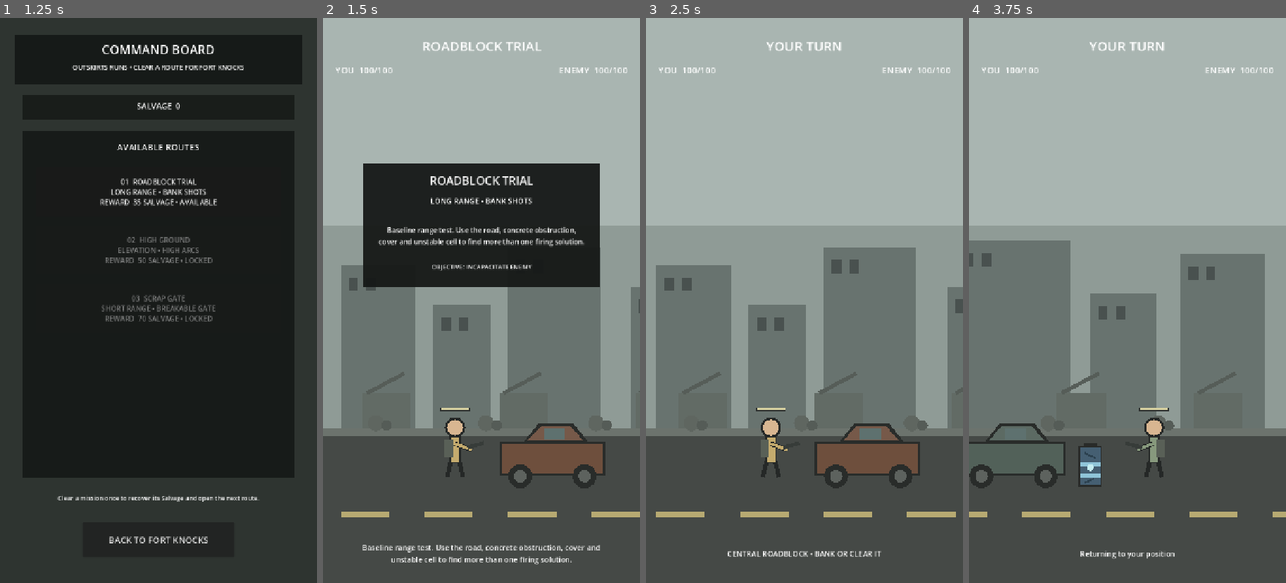
Above: before the commit, frames 1-4 (left to right).
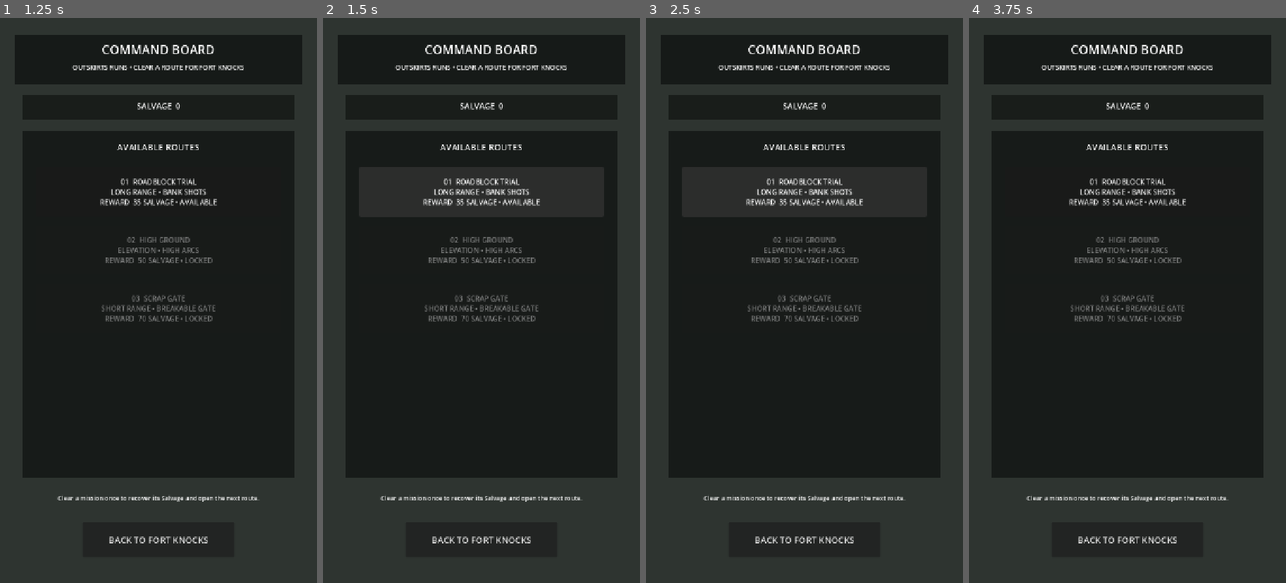
Above: after the commit, the same moments.

Repository: phantompixel-developer/FortKnocks
Game: Godot game, scene res://game/core/app.tscn
Two runs of this game, one before a commit and one after it. Both use one fixed random seed, a clock stepped at 60 frames per second and the inputs below.
Inputs (mouse positions are in pixels of both pictures, inside the frame that each line leads up to):
- Up to frame 1 (1.25 s): click "COMMAND BOARD CHOOSE THE NEXT…" at 0.5 s
- Up to frame 2 (1.5 s): click "01 ROADBLOCK TRIAL LONG RANGE…" at 1.25 s
- Up to frame 3 (2.5 s): click (804, 193) at 2 s, where only the run after the commit has a clickable "01 ROADBLOCK TRIAL LONG RANGE…"
- Up to frame 4 (3.75 s): click (1127, 193) at 2.75 s, where only the run after the commit has a clickable "01 ROADBLOCK TRIAL LONG RANGE…"; move the mouse to (1197, 272) at 3.52 s; click (1197, 272) at 3.67 s

Frame 1 is identical in both runs. In frame 2, 70% of the frame differs, in the area x 0-100%, y 0-97%; in frame 3, 83%; in frame 4, 83%, in the area x 0-100%, y 0-96%.
Error after the commit: Invalid call to function 'prepare_for_campaign (via call)' in base 'Node2D (battle_controller.gd)'. Expected 1 argument(s). (res://game/core/app.gd:93)

Commit message:
feat: handle platform purchase equip and battle loadout

Diff:
--- a/game/core/app.gd
+++ b/game/core/app.gd
@@ -7,12 +7,14 @@
 const WorkshopScene := preload("res://game/progression/workshop_screen.tscn")
 const BattleScene := preload("res://game/battle/battle.tscn")
 const EncounterCatalogScript := preload("res://game/campaign/encounter_catalog.gd")
+const PlatformCatalogScript := preload("res://game/platforms/platform_catalog.gd")
 
 @onready var save_service: SaveService = $SaveService
 @onready var current_screen: Node = $CurrentScreen
 
 var _active_mission: MissionDefinition
 var _hub_notice := ""
+var _garage_notice := ""
 
 func _ready() -> void:
 	_show_hub()
@@ -37,13 +39,45 @@
 	var garage := GarageScene.instantiate() as GarageScreen
 	_replace_screen(garage)
 	garage.back_requested.connect(_show_hub)
-	garage.configure(save_service.snapshot())
+	garage.platform_requested.connect(_on_platform_requested)
+	garage.configure(save_service.snapshot(), _garage_notice)
+	_garage_notice = ""
 
 func _show_workshop() -> void:
 	var workshop := WorkshopScene.instantiate() as WorkshopScreen
 	_replace_screen(workshop)
 	workshop.back_requested.connect(_show_hub)
 	workshop.configure(save_service.snapshot())
+
+func _on_platform_requested(platform_id: String) -> void:
+	var definition := PlatformCatalogScript.by_id(platform_id)
+	if definition == null:
+		return
+
+	var completed := save_service.completed_missions()
+	var unlocked := definition.unlock_after_mission_id.is_empty() or completed.has(definition.unlock_after_mission_id)
+	if not unlocked or not definition.purchasable:
+		return
+
+	if save_service.owns_platform(platform_id):
+		if save_service.equip_platform(platform_id):
+			_garage_notice = "%s EQUIPPED" % definition.display_name.to_upper()
+			_hub_notice = "GARAGE UPDATED • %s ACTIVE" % definition.display_name.to_upper()
+		_show_garage()
+		return
+
+	if not save_service.purchase_platform(platform_id, definition.purchase_cost):
+		_garage_notice = "NOT ENOUGH SALVAGE"
+		_show_garage()
+		return
+
+	save_service.equip_platform(platform_id)
+	_garage_notice = "%s ACQUIRED • -%d SALVAGE" % [
+		definition.display_name.to_upper(),
+		definition.purchase_cost,
+	]
+	_hub_notice = "GARAGE UPGRADE COMPLETE • %s ACTIVE" % definition.display_name.to_upper()
+	_show_garage()
 
 func _start_mission(mission: MissionDefinition) -> void:
 	if mission == null:
@@ -55,7 +89,8 @@
 		push_error("Battle scene could not be instantiated.")
 		return
 
-	battle.call("prepare_for_campaign", mission)
+	var platform := PlatformCatalogScript.by_id(save_service.current_platform_id())
+	battle.call("prepare_for_campaign", mission, platform)
 	battle.connect("battle_completed", Callable(self, "_on_battle_completed"))
 	battle.connect("exit_requested", Callable(self, "_on_battle_exit_requested"))
 	battle.connect("rematch_requested", Callable(self, "_on_battle_rematch_requested"))
